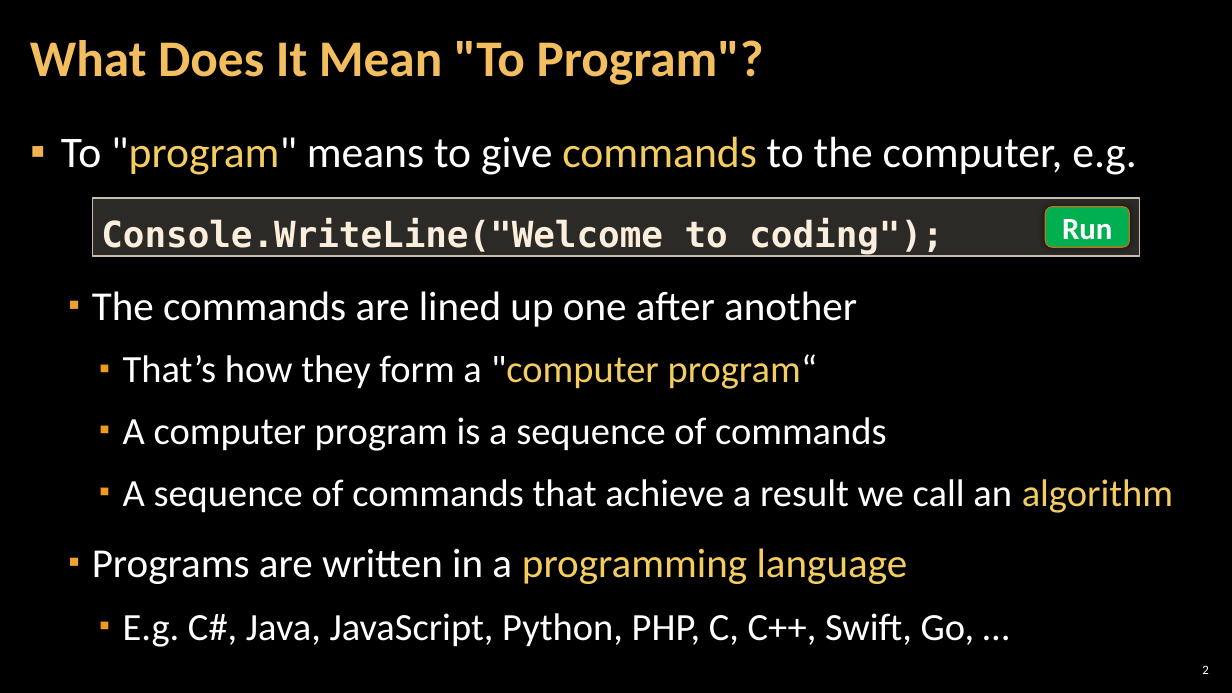
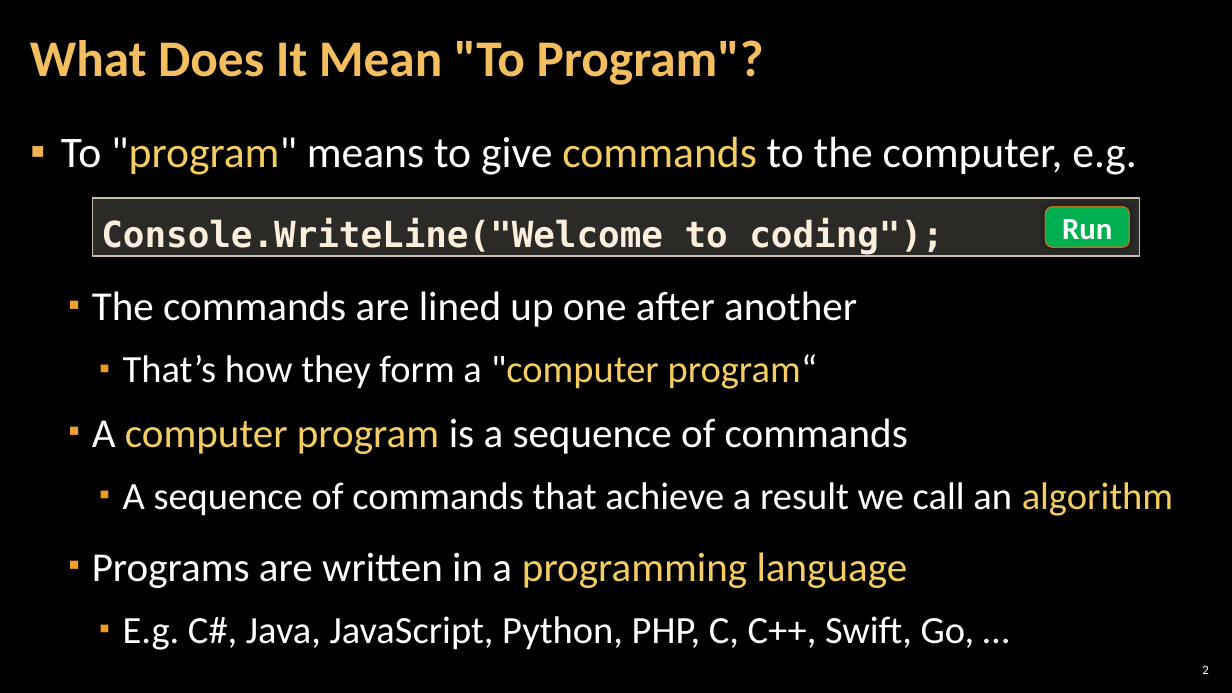
Before and after one commit to SoftUni/Programming-Basics-Resources, a slide deck: slide 2 of Presentation-Slides-CSharp-EN/Chapter-1-Into-Programming/02.Computer-Programs.pptx. Drawn at 1232x693 pixels with LibreOffice and Linux fonts; fonts in the diff are those of the drawing; background and template pictures are left out. Boxes give left, top, right and bottom in pixels: in the first picture for what was removed or moved away, otherwise in the second. Text is boxed around its words. In the diff, an @@ line names an element or a change of style, - is before the commit and + after.

```diff
--- a/Presentation-Slides-CSharp-EN/Chapter-1-Into-Programming/02.Computer-Programs.pptx
+++ b/Presentation-Slides-CSharp-EN/Chapter-1-Into-Programming/02.Computer-Programs.pptx
@@ text at (92,418,908,454): size 30 to 32 pt in "A computer program is a sequence of ..."; text colour #FFFFFF to #F3CD60 in "computer program"; list level 3 to 2 in "A computer program is a ..."; bullet colour #EF9A1D to #F0A22E @@
```
Also in this commit, not shown: 2 other slides changed, 1 slide added, 1 slide removed, 2 other files.
